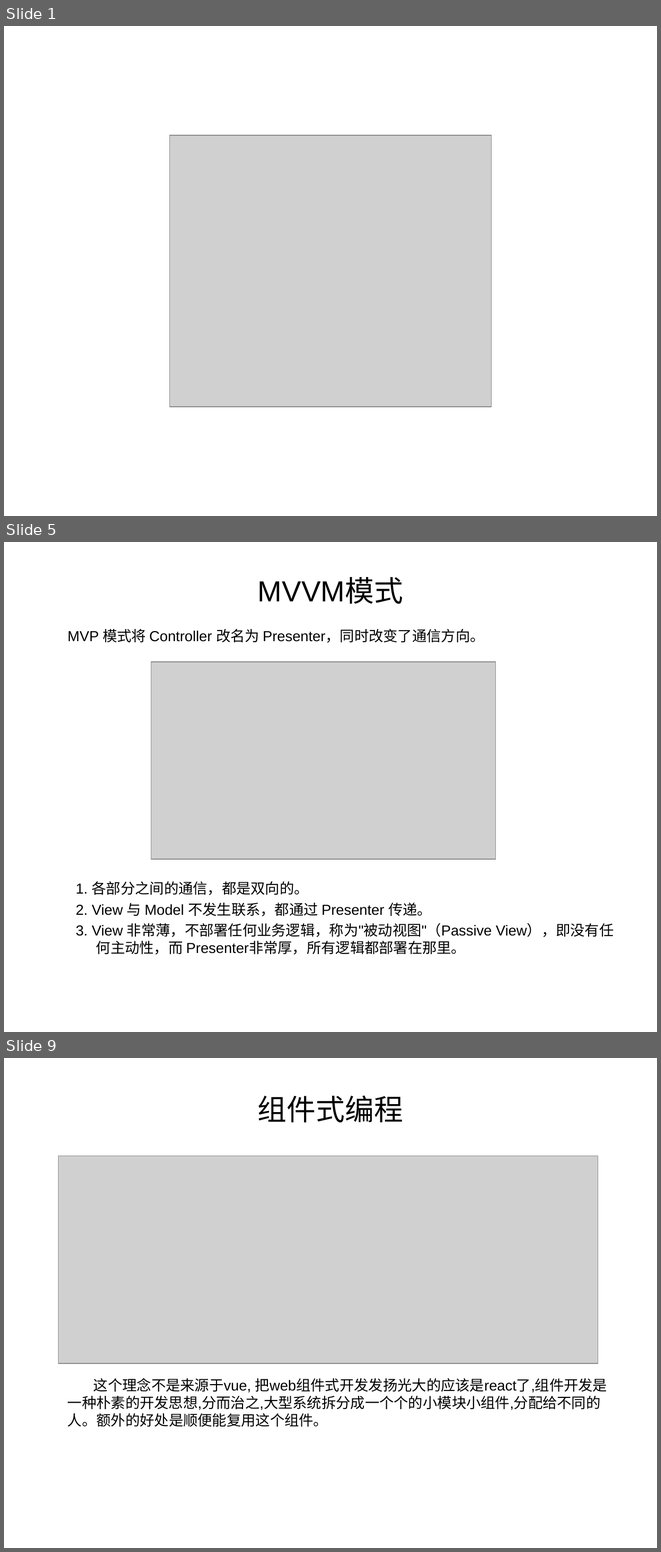
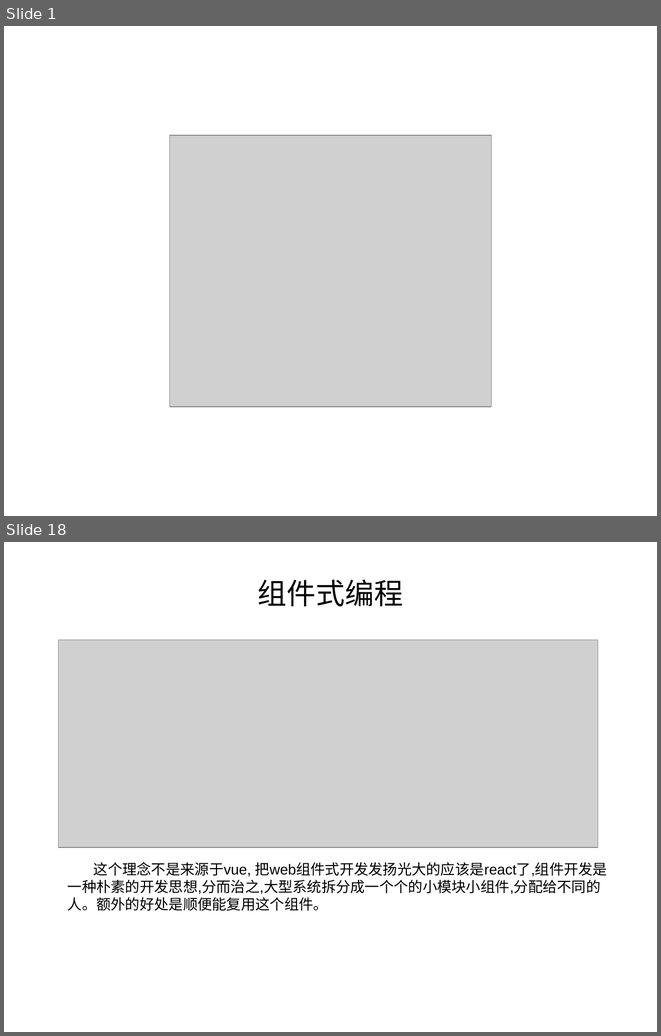
Before and after one commit to ysyes/vue, a slide deck: Vue深入浅出.ppt. Shown one above the other, each under a label of ours: slides 1, 5 and 9 before the commit, slides 1 and 18 after it; the slides between them are not shown. The pictures are 661x1552 and 661x1036 pixels, drawn with LibreOffice and Linux fonts; fonts in the diff are those of the drawing; grey boxes stand for pictures. Boxes give left, top, right and bottom in pixels: in the first picture for what was removed or moved away, otherwise in the second. Text is boxed around its words. In the diff, an @@ line names an element or a change of style, - is before the commit and + after.

```diff
--- a/Vue深入浅出.ppt
+++ b/Vue深入浅出.ppt
@@ slide 5 removed at [4,542,657,1032], background #FFFFFF @@
@@ title removed at [258,579,403,604] @@
-MVVM模式
@@ text removed at [68,629,614,954] @@
-MVP 模式将 Controller 改名为 Presenter，同时改变了通信方向。
-  1. 各部分之间的通信，都是双向的。
-  2. View 与 Model 不发生联系，都通过 Presenter 传递。
-  3. View 非常薄，不部署任何业务逻辑，称为"被动视图"（Passive View），即没有任何主动性，而 Presenter非常厚，所有逻辑都部署在那里。
@@ picture removed at [151,661,496,859] @@
@@ what was slide 9 is now slide 18 @@
```
Also in this commit, not shown: 6 slides changed, 8 slides added, 8 other slides removed, 2 other files.
